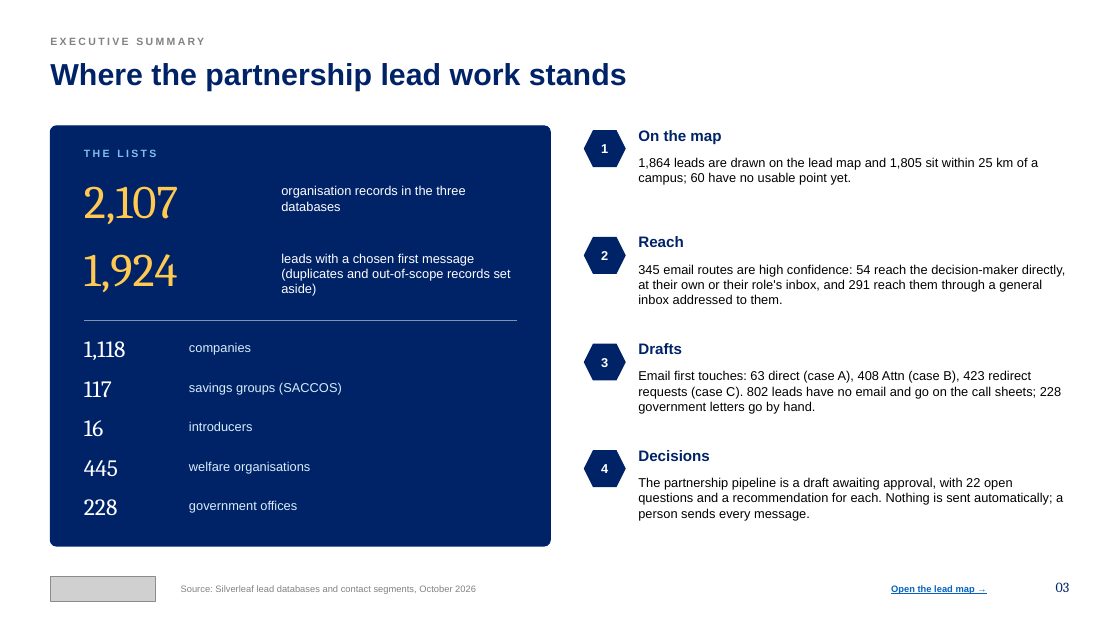
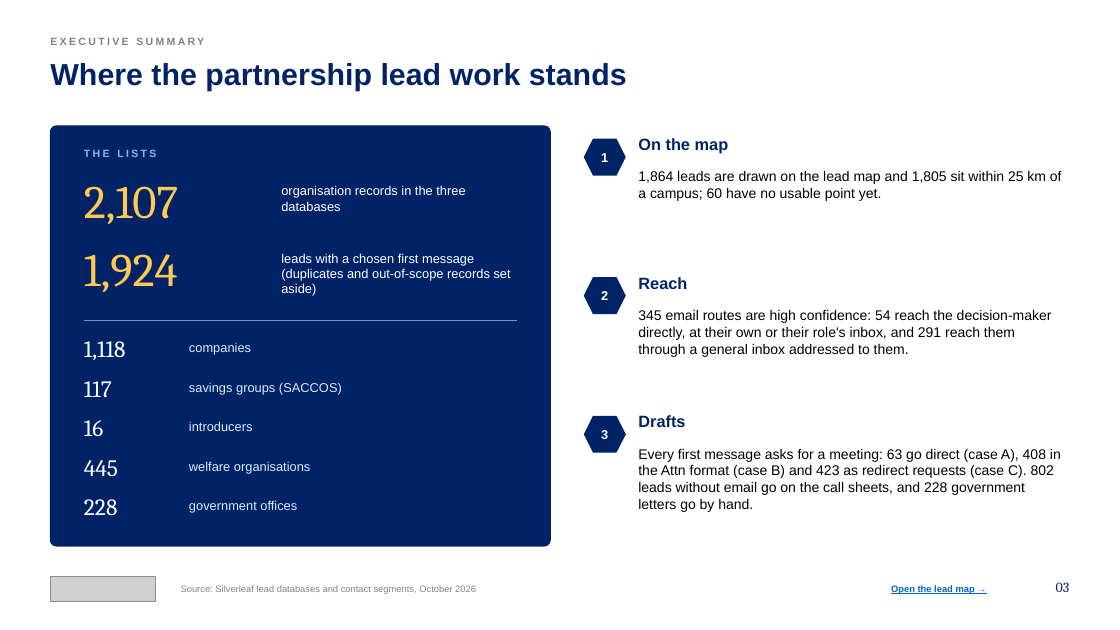
Before and after one commit to Nehemia-joh/Agenticmarketing, a slide deck: slide 3 of outputs/presentations/Silverleaf_Lead_Generation_Strategy_2026-10-12.pptx. Drawn at 1120x630 pixels with LibreOffice and Linux fonts; fonts in the diff are those of the drawing; grey boxes stand for pictures. Boxes give left, top, right and bottom in pixels: in the first picture for what was removed or moved away, otherwise in the second. Text is boxed around its words. In the diff, an @@ line names an element or a change of style, - is before the commit and + after.

```diff
--- a/outputs/presentations/Silverleaf_Lead_Generation_Strategy_2026-10-12.pptx
+++ b/outputs/presentations/Silverleaf_Lead_Generation_Strategy_2026-10-12.pptx
@@ hexagon "1": place and size @@
-hexagon "1" at [584, 130, 626, 167]
+hexagon "1" at [584, 139, 626, 176]
@@ text "On the map": place and size @@
-text "On the map" at [638, 130, 721, 144]
+text "On the map" at [638, 138, 729, 154]
@@ text "1,864 leads are drawn on ...": place and size @@
-text "1,864 leads are drawn on ..." at [638, 157, 1038, 185]
+text "1,864 leads are drawn on ..." at [638, 171, 1062, 201]
@@ text "1,864 leads are drawn on ..." at [638, 171, 1062, 201]: size 11 to 12 pt @@
@@ hexagon "2": place and size @@
-hexagon "2" at [584, 237, 626, 274]
+hexagon "2" at [584, 277, 626, 314]
@@ text "Reach": place and size @@
-text "Reach" at [638, 236, 683, 247]
+text "Reach" at [638, 277, 687, 289]
@@ text "345 email routes are high ..." at [638, 310, 1052, 357]: size 11 to 12 pt @@
@@ text "345 email routes are high ...": place and size @@
-text "345 email routes are high ..." at [638, 264, 1065, 304]
+text "345 email routes are high ..." at [638, 310, 1052, 357]
@@ hexagon "3": place and size @@
-hexagon "3" at [584, 344, 626, 381]
+hexagon "3" at [584, 416, 626, 453]
@@ size 13 to 14 pt in 3 elements at [638, 138, 729, 154], [638, 277, 687, 289], [638, 415, 685, 427] @@
@@ text "Drafts": place and size @@
-text "Drafts" at [638, 343, 682, 354]
+text "Drafts" at [638, 415, 685, 427]
@@ text at [638, 449, 1061, 512]: text changed; size 11 to 12 pt @@
-Email first touches: 63 direct (case A), 408 Attn (case B), 423 redirect requests (case C). 802 leads have no email and go on the call sheets; 228 government letters go by hand.
+Every first message asks for a meeting: 63 go direct (case A), 408 in the Attn format (case B) and 423 as redirect requests (case C). 802 leads without email go on the call sheets, and 228 government letters go by hand.
@@ hexagon removed at [584, 450, 626, 487] @@
-4
@@ text removed at [638, 450, 709, 461] @@
-Decisions
@@ text removed at [638, 477, 1063, 521] @@
-The partnership pipeline is a draft awaiting approval, with 22 open questions and a recommendation for each. Nothing is sent automatically; a person sends every message.
```
Also in this commit, not shown: 27 other slides changed, 1 slide added, 1 slide removed, 7 other files.
